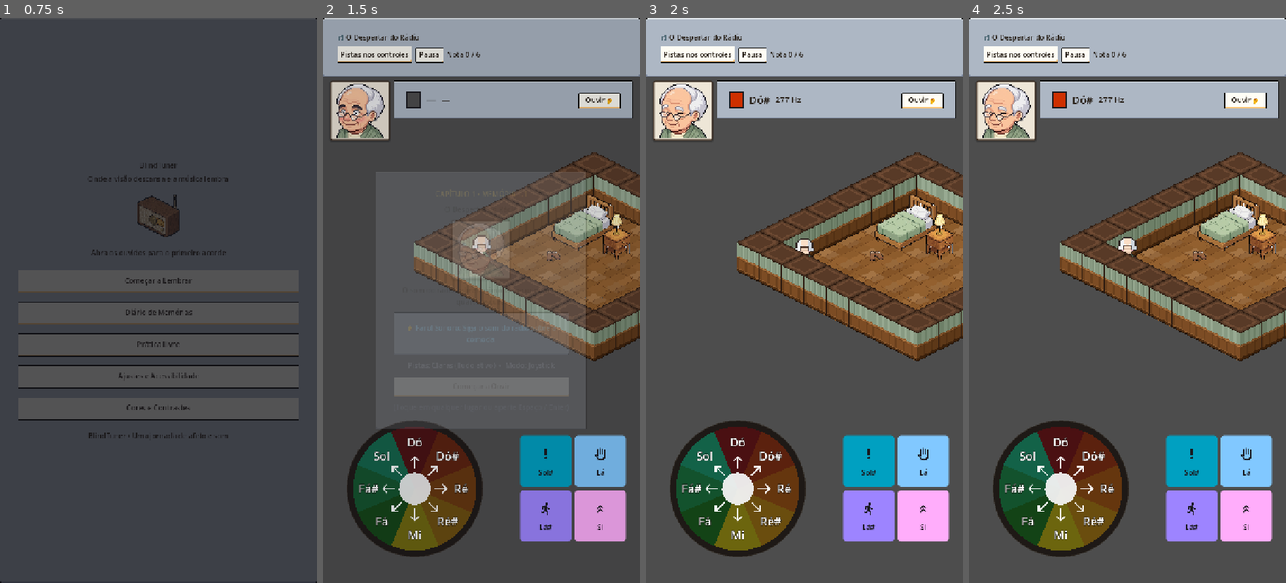
Above: before the commit, frames 1-4 (left to right).
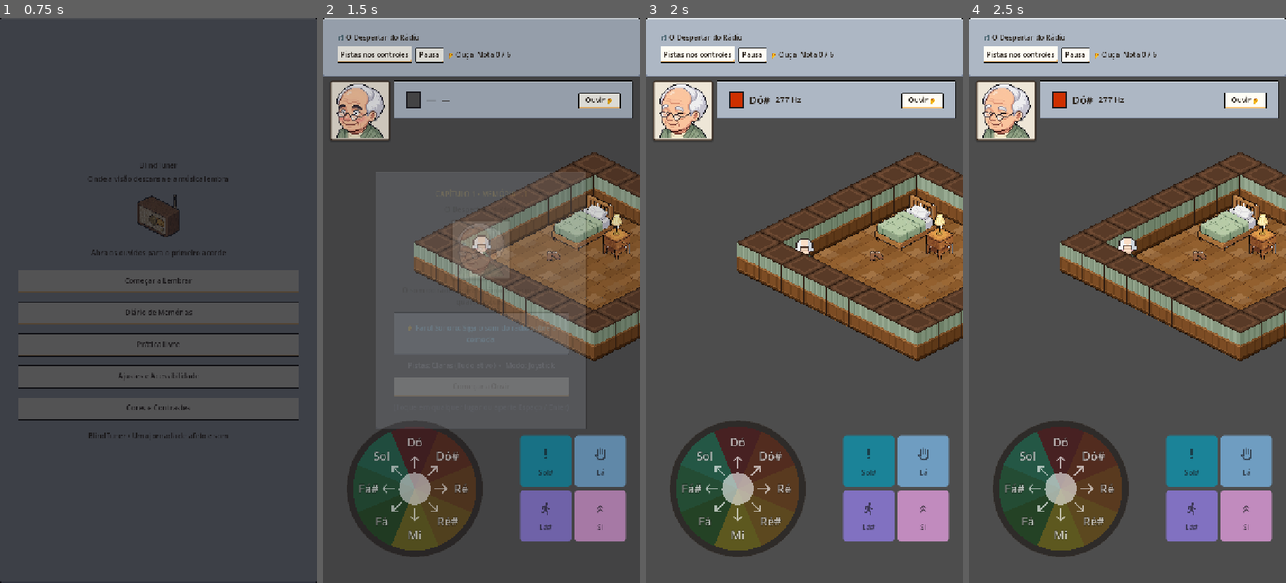
Above: after the commit, the same moments.

Repository: JDaniloC/BlindTuner
Game: Godot game, scene res://scenes/MainMenu.tscn
Two runs of this game, one before a commit and one after it. Both use one fixed random seed, a clock stepped at 60 frames per second and the inputs below.
Inputs:
- Up to frame 1 (0.75 s): click "Começar a Lembrar" at 0.5 s
- Up to frame 2 (1.5 s): click "Começar a Ouvir" at 1.25 s
- Up to frame 3 (2 s): no input
- Up to frame 4 (2.5 s): click "Ouvir 👂" at 2 s

Frame 1 is identical in both runs. In frame 2, 6.7% of the frame differs, in the area x 11-96%, y 6-93%; in frame 3, 6.8%; in frame 4, 6.8%.

Commit message:
feat(ux): implement detuned string pluck miss sound, trip lockout feedback, and phase badge in HUD
- Replace static 220Hz beep with organic detuned acoustic pluck synthesis (8.4Hz beating, microtonal partials) in AudioManager
- Add trip lockout state changes, physical dimming, and audio/haptic feedback to eliminate dead clicks
- Add dynamic phase badges in GameHUD and narration announcements via AccessibleAnnouncer
- Add unit tests across test_audio_manager, test_character, and test_game_hud (all 630 tests passing)

Diff:
--- a/godot/scripts/AudioManager.gd
+++ b/godot/scripts/AudioManager.gd
@@ -22,6 +22,8 @@
 # realmente mudar, pois o buffer fica sempre cheio de amostras ja geradas.
 const PITCH_BUFFER_LEN_SEC := 0.04
 const NOTE_MISS_FREQ := 220.0
+const NOTE_MISS_FREQ_1 := 186.4
+const NOTE_MISS_FREQ_2 := 194.8
 # Curto porque é feedback de erro, não uma nota a reconhecer. A envoltória NÃO
 # impõe piso a esta duração: _envelope_segments comprime os quatro trechos pra
 # caber em qualquer duração. Antes disso o piso existia e não era respeitado --
@@ -137,9 +139,82 @@
 func play_collision_sfx() -> AudioStreamPlayer:
     return _play_synth(COLLISION_FREQ, true, COLLISION_DURATION_SEC)
 
-## Toca SFX de erro de conhecimento no CALL (curto, não-harsh). Distinto do SFX de colisão física.
+## Toca SFX de erro de conhecimento no CALL (corda acústica desafinada com batimento harmônico).
 func play_note_miss_sfx() -> AudioStreamPlayer:
-    return _play_synth(NOTE_MISS_FREQ, false, NOTE_MISS_DURATION_SEC)
+    _stop_current()
+    var player := AudioStreamPlayer.new()
+    player.stream = _generate_detuned_pluck_stream(NOTE_MISS_DURATION_SEC)
+    add_child(player)
+    _current_player = player
+    player.finished.connect(_on_player_finished.bind(player))
+    player.play()
+    return player
+
+## Gera stream sintetizado com batimento acústico de cordas desafinadas (~8.4Hz de batimento dissonante).
+func _generate_detuned_pluck_stream(duration: float) -> AudioStreamWAV:
+    var env := _envelope_segments(duration)
+    var total_samples: int = env[0] + env[1] + env[2] + env[3]
+    var bytes := PackedByteArray()
+    bytes.resize(total_samples * 2)
+
+    var phase1 := 0.0
+    var phase2 := 0.0
+    var inc1 := NOTE_MISS_FREQ_1 / MIX_RATE
+    var inc2 := NOTE_MISS_FREQ_2 / MIX_RATE
+    var noise := 0.0
+
+    for idx in range(total_samples):
+        var amp := _envelope_at(idx, env[0], env[1], env[2], env[3])
+        noise = lerpf(noise, randf_range(-1.0, 1.0), 0.12)
+        var s1 := _string_harmonics(phase1)
+        var s2 := _string_harmonics(phase2)
+        var val := (s1 * 0.45 + s2 * 0.45 + noise * 0.1) * amp * 0.5
+        var pcm: int = clampi(int(val * 32767.0), -32768, 32767)
+        bytes.encode_s16(idx * 2, pcm)
+        phase1 = fposmod(phase1 + inc1, 1.0)
+        phase2 = fposmod(phase2 + inc2, 1.0)
+
+    var stream := AudioStreamWAV.new()
+    stream.format = AudioStreamWAV.FORMAT_16_BITS
+    stream.mix_rate = int(MIX_RATE)
+    stream.stereo = false
+    stream.data = bytes
+    return stream
+
+## Toca SFX sutil de toque bloqueado/recuperação de tropeço (tap abafado de madeira, 0.05s).
+func play_trip_blocked_sfx() -> AudioStreamPlayer:
+    _stop_current()
+    var player := AudioStreamPlayer.new()
+    player.stream = _generate_blocked_tap_stream()
+    add_child(player)
+    _current_player = player
+    player.finished.connect(_on_player_finished.bind(player))
+    player.play()
+    return player
+
+func _generate_blocked_tap_stream() -> AudioStreamWAV:
+    var duration := 0.05
+    var total_samples := int(MIX_RATE * duration)
+    var bytes := PackedByteArray()
+    bytes.resize(total_samples * 2)
+    var phase := 0.0
+    var inc := 115.0 / MIX_RATE
+    var noise := 0.0
+    for idx in range(total_samples):
+        var t := float(idx) / float(MIX_RATE)
+        var env := exp(-t * 85.0)
+        noise = lerpf(noise, randf_range(-1.0, 1.0), 0.25)
+        var val := (sin(phase * TAU) * 0.7 + noise * 0.3) * env * 0.35
+        var pcm: int = clampi(int(val * 32767.0), -32768, 32767)
+        bytes.encode_s16(idx * 2, pcm)
+        phase = fposmod(phase + inc, 1.0)
+
+    var stream := AudioStreamWAV.new()
+    stream.format = AudioStreamWAV.FORMAT_16_BITS
+    stream.mix_rate = int(MIX_RATE)
+    stream.stereo = false
+    stream.data = bytes
+    return stream
 
 ## Toca SFX de batida tátil de bengala no chão ("toc-toc").
 func play_cane_tap_sfx() -> AudioStreamPlayer:
--- a/godot/scripts/Character.gd
+++ b/godot/scripts/Character.gd
@@ -10,6 +10,8 @@
 signal tactile_pulse_requested(world_pos: Vector2, grid_pos: Vector2i, facing: Vector2i)
 ## Dispara quando o idoso para para escutar atentamente o farol sonoro.
 signal listening_focus_requested(world_pos: Vector2)
+## Dispara ao entrar (true) e sair (false) do estado de tropeço para guiar UI e feedback.
+signal trip_state_changed(is_tripping: bool)
 
 const TILE_WIDTH := 64
 const TILE_HEIGHT := 32
@@ -132,6 +134,7 @@
 ## Recebe a nota disparada pelo joystick. Trata movimento, ação ou ignora se for reservada.
 func handle_note(note_key: String) -> void:
 	if state == State.TRIP:
+		AudioManager.play_trip_blocked_sfx()
 		return
 	if NoteMapping.is_action_note(note_key):
 		handle_action(note_key)
@@ -274,6 +277,7 @@
 	_last_direction = dir
 	_play_animation("jump", dir)
 	blocked.emit(dir, reason)
+	trip_state_changed.emit(true)
 	get_tree().create_timer(TRIP_DURATION_SEC).timeout.connect(_exit_trip)
 
 func _exit_trip() -> void:
@@ -283,6 +287,10 @@
 		return
 	state = State.IDLE
 	_play_animation("idle", _last_direction)
+	trip_state_changed.emit(false)
+
+func is_tripping() -> bool:
+	return state == State.TRIP
 
 ## Conversão grade → coordenadas de mundo (projeção isométrica padrão 2:1).
 func grid_to_world(g: Vector2i) -> Vector2:
--- a/godot/scripts/GameHUD.gd
+++ b/godot/scripts/GameHUD.gd
@@ -23,6 +23,7 @@
 var _color_btn: Button
 var _cues_btn: Button
 var _pause_btn: Button
+var _phase_label: Label
 var _progress: Label
 var _stats_panel: PanelContainer
 var _stats_label: Label
@@ -112,6 +113,10 @@
 	_pause_btn.pressed.connect(func(): pause_requested.emit())
 	row2.add_child(_pause_btn)
 
+	_phase_label = Label.new()
+	_phase_label.text = ""
+	row2.add_child(_phase_label)
+
 	_progress = Label.new()
 	_progress.text = "—"
 	_progress.size_flags_horizontal = Control.SIZE_EXPAND_FILL
@@ -175,6 +180,25 @@
 func set_progress(index: int, total: int) -> void:
 	_progress.text = "Nota %d / %d" % [index, total]
 
+## Atualiza a insígnia de fase do Conductor e anuncia a transição para acessibilidade.
+func set_phase(phase: int) -> void:
+	match phase:
+		0:
+			_phase_label.text = ""
+		1:
+			_phase_label.text = "👂 Ouça"
+			AccessibleAnnouncer.announce("focus", "Fase de escuta. Ouça a memória com atenção.")
+		2:
+			_phase_label.text = "🎵 Sua Vez"
+			AccessibleAnnouncer.announce("confirm", "Sua vez de tocar. Repita as notas.")
+		3:
+			_phase_label.text = "🚶 Passos"
+			AccessibleAnnouncer.announce("focus", "Revivendo os passos até o objetivo.")
+		4:
+			_phase_label.text = "✨ Concluído"
+		_:
+			_phase_label.text = ""
+
 func show_stats(stats: Dictionary) -> void:
 	_stats_label.text = "Acertos de 1ª: %d\nErros: %d\nTempo: %.1f s" % [
 		stats.first_try_hits, stats.total_trips, stats.elapsed_sec]
--- a/godot/scripts/Playground.gd
+++ b/godot/scripts/Playground.gd
@@ -92,6 +92,7 @@
 	_character.position = _character.grid_to_world(first_map.start_grid)
 	_camera.position = _character.position + Vector2(0.0, CAMERA_VIEWPORT_OFFSET_Y)
 	_character.blocked.connect(_on_character_blocked)
+	_character.trip_state_changed.connect(_on_character_trip_state_changed)
 	_character.armed_state_changed.connect(_special_actions.on_armed_state_changed)
 	_character.armed_state_changed.connect(_piano_input.on_armed_state_changed)
 	_character.tactile_pulse_requested.connect(_on_tactile_pulse_requested)
@@ -268,8 +269,34 @@
 		var sg: Vector2i = MapPresets.by_id(preset.map_id).start_grid
 		_character.grid_position = sg
 		_character.position = _character.grid_to_world(sg)
+	# Modulação visual dos controles por fase (dim em PREVIEW/REPLAY)
+	if phase == _conductor.Phase.PREVIEW or phase == _conductor.Phase.REPLAY:
+		_set_controls_alpha(0.65)
+	elif phase == _conductor.Phase.CALL or phase == _conductor.Phase.IDLE:
+		_set_controls_alpha(1.0)
+	if _hud != null:
+		_hud.set_phase(phase)
+
+func _on_character_trip_state_changed(is_tripping: bool) -> void:
+	var alpha: float = 0.55 if is_tripping else 1.0
+	_set_controls_alpha(alpha)
+
+func _set_controls_alpha(alpha: float) -> void:
+	if _joystick != null:
+		_joystick.modulate.a = alpha
+	if _special_actions != null:
+		_special_actions.modulate.a = alpha
+	if _piano_input != null:
+		_piano_input.modulate.a = alpha
+	if _pitch_scroll_input != null:
+		_pitch_scroll_input.modulate.a = alpha
 
 func _on_note_triggered(note_key: String) -> void:
+	if _character != null and _character.is_tripping():
+		AudioManager.play_trip_blocked_sfx()
+		if OS.has_feature("mobile"):
+			Input.vibrate_handheld(25)
+		return
 	_last_triggered_note = note_key
 	match _conductor.phase:
 		_conductor.Phase.IDLE:
@@ -283,7 +310,8 @@
 			_note_panel.display_note(note_key)
 			_conductor.submit_note(note_key)
 		_:
-			pass  # PREVIEW/REPLAY: não conflita com playback; DONE: sem nota ativa para submeter
+			# PREVIEW/REPLAY/DONE: feedback sonoro imediato sem dead click silencioso
+			AudioManager.play_trip_blocked_sfx()
 
 func _on_replay_cue_requested() -> void:
 	if _conductor != null and _conductor.phase == _conductor.Phase.CALL:
--- a/godot/tests/test_audio_manager.gd
+++ b/godot/tests/test_audio_manager.gd
@@ -285,3 +285,23 @@
         "PCM da colisão: degrau de %.4f na amostra %d de %d" % [medido[0], medido[1], total])
     assert_almost_eq(float(medido[2]), 1.0, 0.01,
         "pré-condição: o PCM chega ao pico da envoltória (senão os degraus seriam pequenos por o som estar baixo)")
+
+func test_play_note_miss_sfx_uses_detuned_pluck_stream():
+    var player = AudioManager.play_note_miss_sfx()
+    assert_not_null(player)
+    assert_not_null(player.stream)
+    assert_true(player.stream is AudioStreamWAV)
+    var stream: AudioStreamWAV = player.stream
+    var total_samples: int = stream.data.size() / 2
+    assert_eq(total_samples, int(AudioManager.MIX_RATE * AudioManager.NOTE_MISS_DURATION_SEC))
+    assert_false(stream.stereo)
+    assert_eq(stream.mix_rate, int(AudioManager.MIX_RATE))
+
+func test_play_trip_blocked_sfx_returns_valid_player_and_stream():
+    var player = AudioManager.play_trip_blocked_sfx()
+    assert_not_null(player)
+    assert_not_null(player.stream)
+    assert_true(player.stream is AudioStreamWAV)
+    var stream: AudioStreamWAV = player.stream
+    var total_samples: int = stream.data.size() / 2
+    assert_eq(total_samples, int(AudioManager.MIX_RATE * 0.05))
--- a/godot/tests/test_character.gd
+++ b/godot/tests/test_character.gd
@@ -108,6 +108,19 @@
 	var pos_after_trip = c.grid_position
 	c.handle_note("D4")  # ignorado
 	assert_eq(c.grid_position, pos_after_trip)
+
+func test_trip_state_changed_emitted_on_enter_and_exit():
+	var c = _make_character()
+	var emitted_states: Array = []
+	c.trip_state_changed.connect(func(tripping): emitted_states.append(tripping))
+	c.blocked_tiles = { Vector2i(4, 4): true }
+	assert_false(c.is_tripping())
+	c.handle_note("C4")  # trip
+	assert_true(c.is_tripping())
+	assert_eq(emitted_states, [true])
+	c._exit_trip()
+	assert_false(c.is_tripping())
+	assert_eq(emitted_states, [true, false])
 
 func test_run_triggered_by_double_tap_same_note():
 	var c = _make_character()
--- a/godot/tests/test_game_hud.gd
+++ b/godot/tests/test_game_hud.gd
@@ -41,6 +41,18 @@
 	var h = _hud()
 	h.set_progress(3, 8)
 	assert_eq(h._progress.text, "Nota 3 / 8")
+
+func test_set_phase_updates_phase_label():
+	var h = _hud()
+	assert_eq(h._phase_label.text, "")
+	h.set_phase(1) # PREVIEW
+	assert_string_contains(h._phase_label.text, "Ouça")
+	h.set_phase(2) # CALL
+	assert_string_contains(h._phase_label.text, "Sua Vez")
+	h.set_phase(3) # REPLAY
+	assert_string_contains(h._phase_label.text, "Passos")
+	h.set_phase(4) # DONE
+	assert_string_contains(h._phase_label.text, "Concluído")
 
 func test_show_stats_reveals_panel_and_text():
 	var h = _hud()
